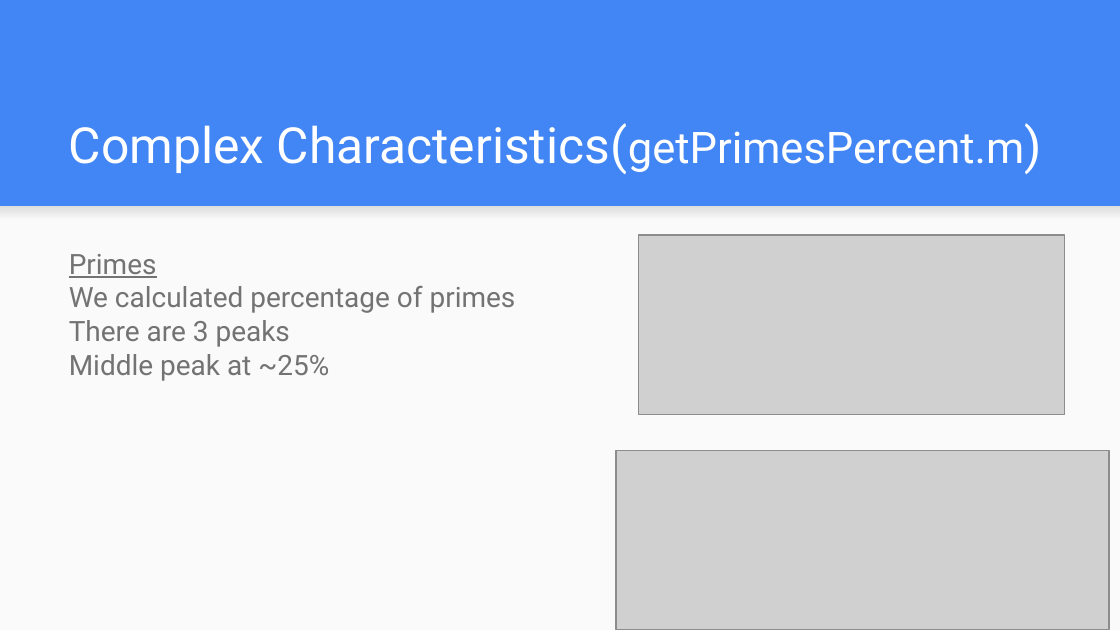
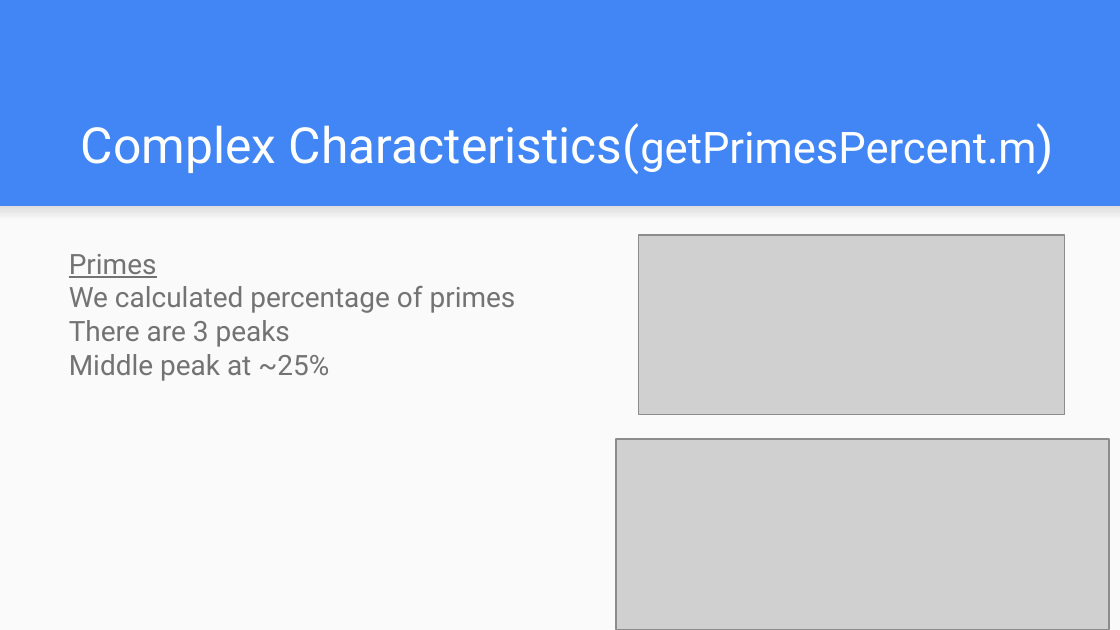
Before and after one commit to orzuk/OEIS, a slide deck: slide 12 of Filtering and summary statistics/filtering+stats.pptx. Drawn at 1120x630 pixels with LibreOffice and Linux fonts; fonts in the diff are those of the drawing; grey boxes stand for pictures. Boxes give left, top, right and bottom in pixels: in the first picture for what was removed or moved away, otherwise in the second. Text is boxed around its words. In the diff, an @@ line names an element or a change of style, - is before the commit and + after.

```diff
--- a/Filtering and summary statistics/filtering+stats.pptx
+++ b/Filtering and summary statistics/filtering+stats.pptx
@@ text "Complex Characteristics(getPrimesPercent.m)" at bbox=[81, 123, 1036, 174]: alignment left to right @@
@@ picture: place and size @@
-picture at bbox=[616, 450, 1109, 629]
+picture at bbox=[616, 439, 1109, 629]
```
Also in this commit, not shown: 18 other slides changed.
